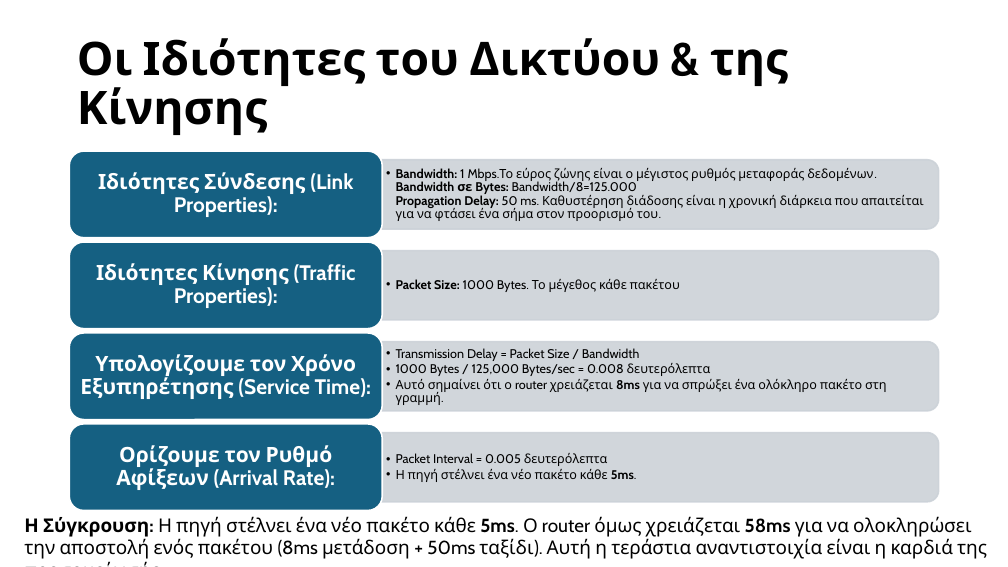
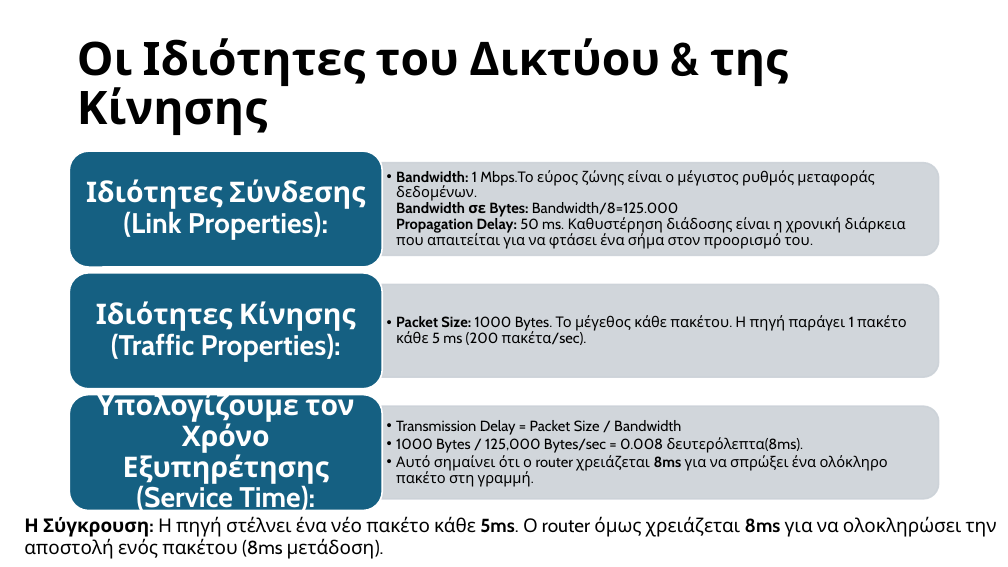
Before and after one commit to AlexandrosChal/Event-driven-network-simulation-in-Python-and-SimPy, a slide deck: slide 3 of Παρουσίαση.pptx. Drawn at 1008x567 pixels with LibreOffice and Linux fonts; fonts in the diff are those of the drawing. Boxes give left, top, right and bottom in pixels: in the first picture for what was removed or moved away, otherwise in the second. Text is boxed around its words. In the diff, an @@ line names an element or a change of style, - is before the commit and + after.

```diff
--- a/Παρουσίαση.pptx
+++ b/Παρουσίαση.pptx
@@ rounded rectangle: place and size @@
-rounded rectangle at bbox=[70, 151, 383, 238]
+rounded rectangle at bbox=[70, 151, 383, 267]
@@ round same rect: place and size @@
-round same rect at bbox=[383, 160, 939, 229]
+round same rect at bbox=[382, 163, 939, 256]
@@ text "Bandwidth: 1 Mbps.Το εύρος ζώνης ..." at bbox=[396, 170, 906, 249]: size 12 to 14 pt @@
@@ rounded rectangle: place and size @@
-rounded rectangle at bbox=[70, 242, 383, 329]
+rounded rectangle at bbox=[70, 273, 383, 389]
@@ text "Ιδιότητες Κίνησης (Traffic Properties):": place and size @@
-text "Ιδιότητες Κίνησης (Traffic Properties):" at bbox=[96, 263, 356, 308]
+text "Ιδιότητες Κίνησης (Traffic Properties):" at bbox=[96, 301, 356, 361]
@@ round same rect: place and size @@
-round same rect at bbox=[383, 342, 939, 411]
+round same rect at bbox=[382, 285, 939, 378]
@@ text at bbox=[396, 315, 907, 345]: text changed; size 12 to 14 pt @@
-  • Packet Size: 1000 Bytes. Το μέγεθος κάθε πακέτου
+  • Packet Size: 1000 Bytes. Το μέγεθος κάθε πακέτου. Η πηγή παράγει 1 πακέτο κάθε 5 ms (200 πακέτα/sec).
@@ size 20 to 27 pt; more space between paragraphs in 3 elements at bbox=[86, 179, 365, 239], bbox=[96, 301, 356, 361], bbox=[97, 388, 354, 513] @@
@@ text "Υπολογίζουμε τον Χρόνο Εξυπηρέτησης (Service ...": place and size @@
-text "Υπολογίζουμε τον Χρόνο Εξυπηρέτησης (Service ..." at bbox=[80, 354, 371, 399]
+text "Υπολογίζουμε τον Χρόνο Εξυπηρέτησης (Service ..." at bbox=[97, 388, 354, 513]
@@ rounded rectangle: place and size @@
-rounded rectangle at bbox=[70, 424, 383, 511]
+rounded rectangle at bbox=[70, 395, 383, 510]
@@ round same rect: place and size @@
-round same rect at bbox=[383, 433, 939, 502]
+round same rect at bbox=[382, 406, 939, 499]
@@ text "Transmission Delay = Packet Size ...": place and size @@
-text "Transmission Delay = Packet Size ..." at bbox=[396, 348, 887, 405]
+text "Transmission Delay = Packet Size ..." at bbox=[396, 420, 888, 487]
@@ group removed at bbox=[70, 250, 939, 490]: 2 texts, 1 round same rect, 1 rounded rectangle @@
-  • Packet Interval = 0.005 δευτερόλεπτα
-  • Η πηγή στέλνει ένα νέο πακέτο κάθε 5ms.
-Ορίζουμε τον Ρυθμό Αφίξεων (Arrival Rate):
@@ text at bbox=[396, 437, 765, 453]: text changed; size 12 to 14 pt @@
-  • 1000 Bytes / 125,000 Bytes/sec = 0.008 δευτερόλεπτα
+  • 1000 Bytes / 125,000 Bytes/sec = 0.008 δευτερόλεπτα(8ms).
@@ text at bbox=[396, 420, 888, 487]: size 12 to 14 pt in "Transmission Delay = Packet Size / Bandwidth", "Αυτό σημαίνει ότι ο router χρειάζεται 8ms ..." @@
@@ text at bbox=[24, 516, 997, 559]: text changed @@
-Η Σύγκρουση: Η πηγή στέλνει ένα νέο πακέτο κάθε 5ms. Ο router όμως χρειάζεται 58ms για να ολοκληρώσει την αποστολή ενός πακέτου (8ms μετάδοση + 50ms ταξίδι). Αυτή η τεράστια αναντιστοιχία είναι η καρδιά της προσομοίωσής.
+Η Σύγκρουση: Η πηγή στέλνει ένα νέο πακέτο κάθε 5ms. Ο router όμως χρειάζεται 8ms για να ολοκληρώσει την αποστολή ενός πακέτου (8ms μετάδοση).
```
Also in this commit, not shown: 3 other slides changed, 7 slides added, 6 slides removed, 1 other file.
